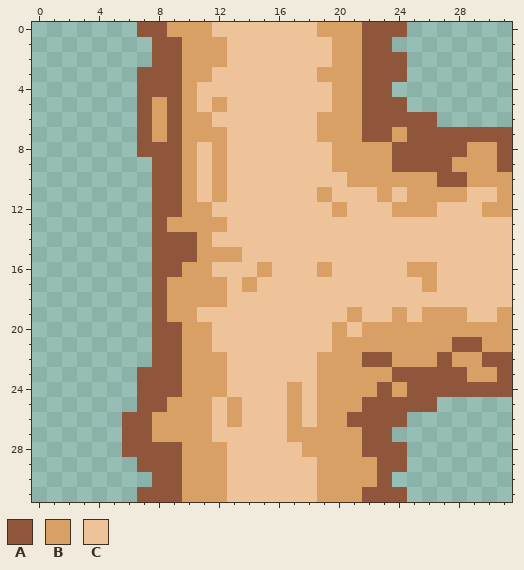
Pixel-art file: Assets/sprite/Roads_Tiles/road_T-crossroad.aseprite. The first picture shows the starting point.
32x32 pixels, 1 frame.
Palette (. is transparent): A #8f563b  B #d9a066  C #eec39a
Pixels before, first column x 6:
 0 .AABBBCCCCCCCBBBAAA.......
 1 ..AABBBCCCCCCCBBAA........
 2 ..AABBBCCCCCCCBBAAA.......
 3 .AAABBCCCCCCCBBBAAA.......
 4 .AAABCCCCCCCCCBBAA........
 5 .ABABCBCCCCCCCBBAAA.......
 6 .ABABBCCCCCCCBBBAAAAA.....
 7 .ABABBBCCCCCCBBBAABAAAAAAA
 8 .AAABCBCCCCCCCBBBBAAAAABBA
 9 ..AABCBCCCCCCCBBBBAAAABBBA
10 ..AABCBCCCCCCCCBBBBBBAABBB
11 ..AABCBCCCCCCBCCCBCBBBBCCB
12 ..AABBCCCCCCCCBCCCBBBCCCBB
13 ..ABBBBCCCCCCCCCCCCCCCCCCC
14 ..AAABCCCCCCCCCCCCCCCCCCCC
15 ..AAABBBCCCCCCCCCCCCCCCCCC
16 ..AABBCCCBCCCBCCCCCBBCCCCC
17 ..ABBBBCBCCCCCCCCCCCBCCCCC
18 ..ABBBBCCCCCCCCCCCCCCCCCCC
19 ..ABBCCCCCCCCCCBCCBCBBBCCB
20 ..AABBCCCCCCCCBCBBBBBBBBBB
21 ..AABBCCCCCCCCBBBBBBBBAABB
22 ..AABBBCCCCCCBBBAABBBABBAA
23 .AAABBBCCCCCCBBBBBAAAAABBA
24 .AAABBBCCCCBCBBBBABAAAAAAA
25 .AABBBCBCCCBCBBBAAAAA.....
26 AABBBBCBCCCBCBBAAAA.......
27 AABBBBCCCCCBBBBBAA........
28 AAAABBBCCCCCBBBBAAA.......
29 .AAABBBCCCCCCBBBBAA.......
30 ..AABBBCCCCCCBBBBA........
31 .AAABBBCCCCCCBBBAAA.......
New version:
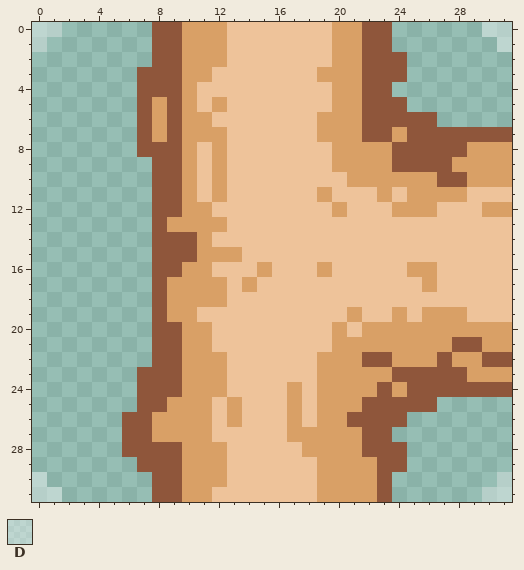
Colours new in this view: D #ffffff60
Edits made:
y 0: x 0..1 .. -> DD; x 7 A -> .; x 9 B -> A; x 12 C -> B; x 19 B -> C; x 24 A -> .; x 30..31 .. -> DD
y 1: x 0 . -> D; x 31 . -> D
y 8..9: x 31 A -> B
y 11: x 31 B -> C
y 19: x 31 B -> C
y 23: x 31 A -> B
y 30: x 0 . -> D; x 31 . -> D
y 31: x 0..1 .. -> DD; x 7 A -> .; x 12 B -> C; x 22 A -> B; x 24 A -> .; x 30..31 .. -> DD
